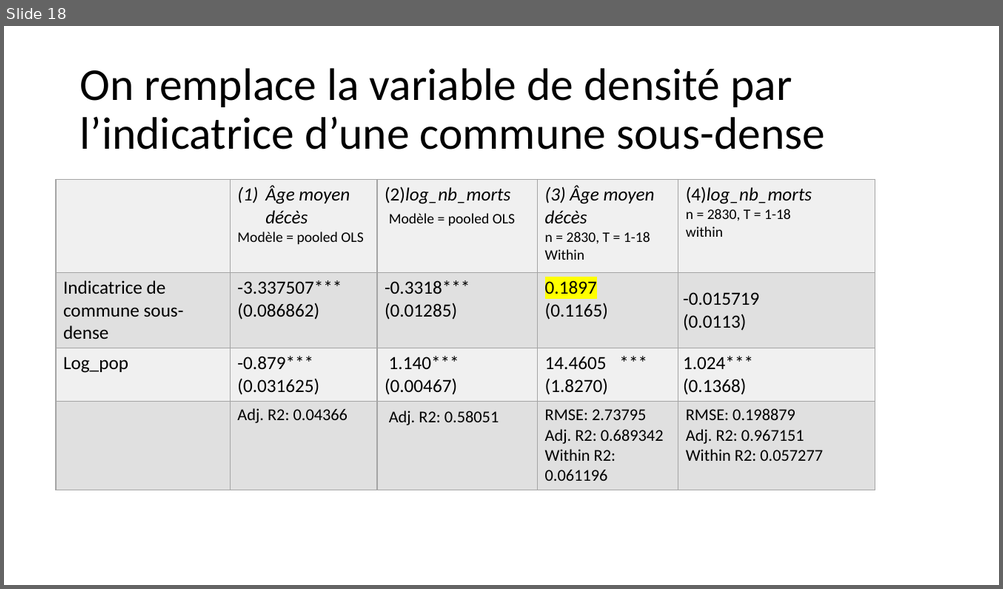
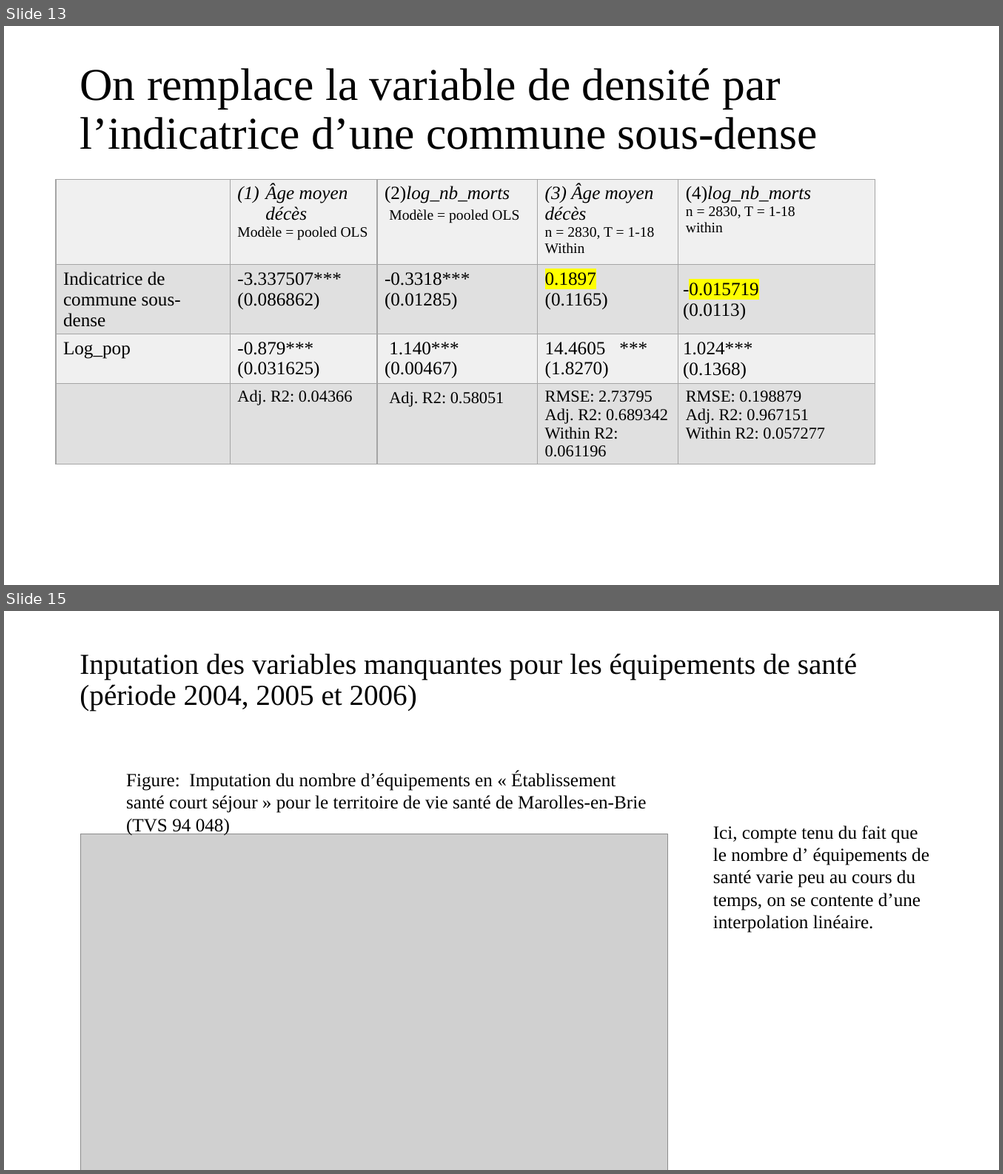
Before and after one commit to mchabaud/Project-DSSS, a slide deck: Presentation_13_04_22.pptx. Shown one above the other, each under a label of ours: slide 18 before the commit, slides 13 and 15 after it; the slides between them are not shown. The pictures are 1003x589 and 1003x1174 pixels, drawn with LibreOffice and Linux fonts; fonts in the diff are those of the drawing; grey boxes stand for pictures. Boxes give left, top, right and bottom in pixels: in the first picture for what was removed or moved away, otherwise in the second. Text is boxed around its words. In the diff, an @@ line names an element or a change of style, - is before the commit and + after.

```diff
--- a/Presentation_13_04_22.pptx
+++ b/Presentation_13_04_22.pptx
@@ slide 15 added at (4, 611, 999, 1170), background #FFFFFF @@
@@ title added at (79, 653, 856, 711), 28 pt, text #000000 @@
+Inputation des variables manquantes pour les équipements de santé (période 2004, 2005 et 2006)
@@ text added at (126, 772, 646, 836), 18 pt, text #000000 @@
+Figure: Imputation du nombre d’équipements en « Établissement santé court séjour » pour le territoire de vie santé de Marolles-en-Brie (TVS 94 048)
@@ text added at (713, 826, 929, 933), 18 pt, text #000000 @@
+Ici, compte tenu du fait que le nombre d’ équipements de santé varie peu au cours du temps, on se contente d’une interpolation linéaire.
@@ picture added at (81, 834, 667, 1170) @@
@@ what was slide 18 is now slide 13 @@
@@ slide 13 changed as well @@
@@ title "On remplace la variable de ..." at (79, 68, 817, 150): font Calibri to Times New Roman @@
@@ table at (56, 180, 876, 460) @@
@@ font Calibri to Times New Roman @@
@@ highlight none to #FFFF00 in "-0.015719" @@
```
Also in this commit, not shown: 10 other slides changed, 4 other slides added, 8 slides removed.
